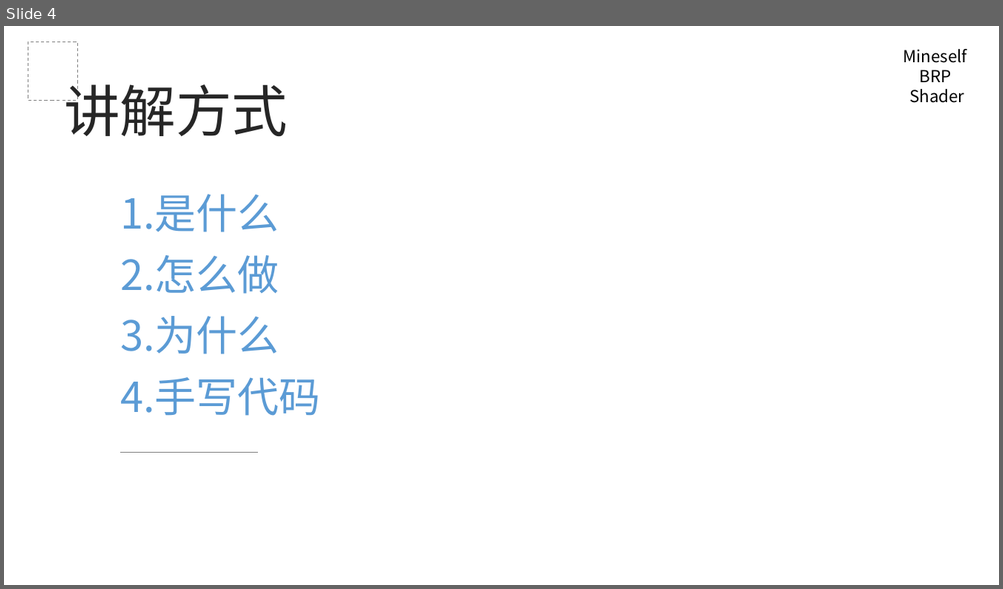
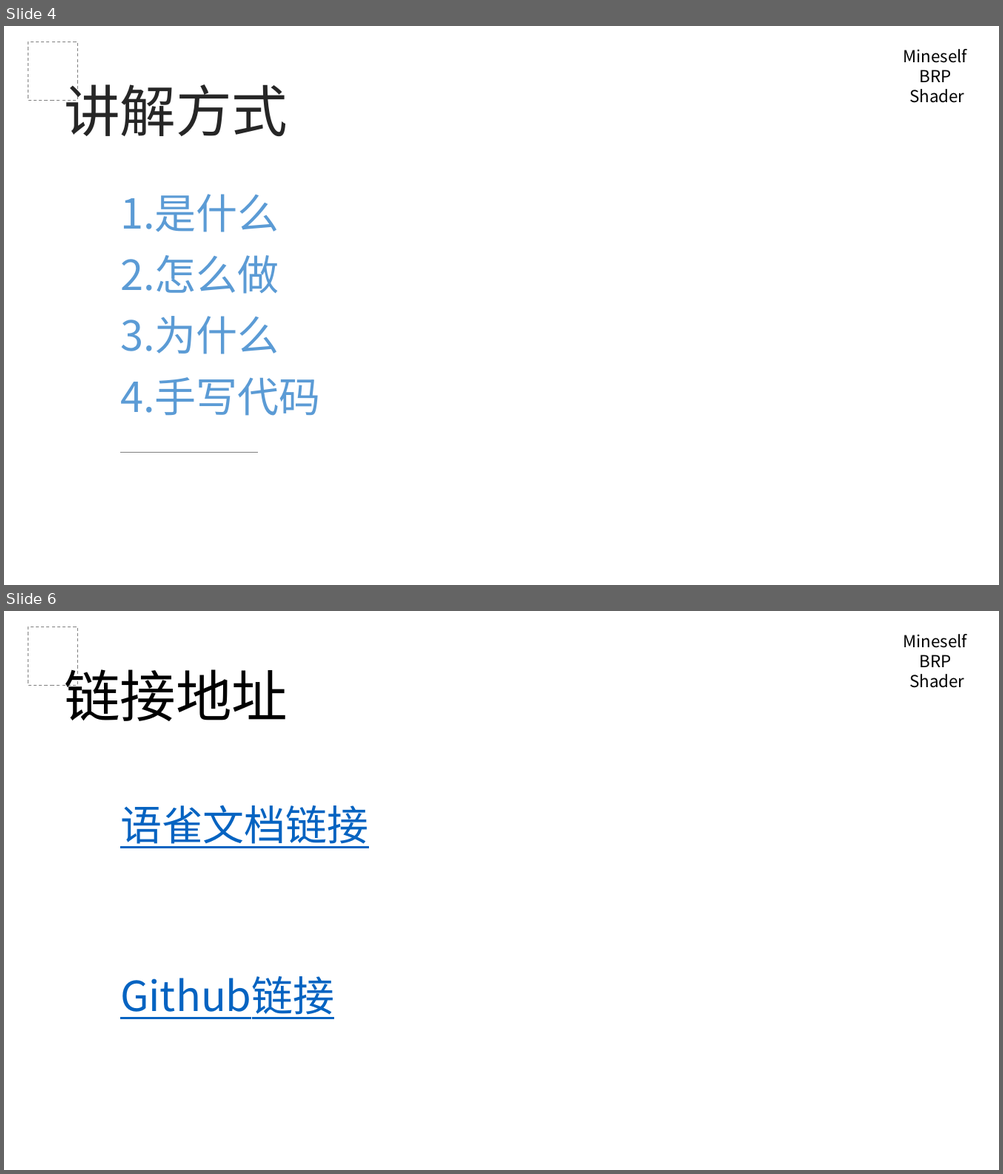
Before and after one commit to mineselfQAQ/MineselfBRPShader, a slide deck: PPT/0-前言.pptx. Shown one above the other, each under a label of ours: slide 4 before the commit, slides 4 and 6 after it; the slides between them are not shown. The pictures are 1003x589 and 1003x1174 pixels, drawn with LibreOffice and Linux fonts; fonts in the diff are those of the drawing. Boxes give left, top, right and bottom in pixels: in the first picture for what was removed or moved away, otherwise in the second. Text is boxed around its words. In the diff, an @@ line names an element or a change of style, - is before the commit and + after.

```diff
--- a/PPT/0-前言.pptx
+++ b/PPT/0-前言.pptx
@@ slide 6 added at (4, 611, 999, 1170), background #FFFFFF @@
@@ rectangle added at (28, 627, 78, 685), outline #808080 0.75 pt dashed @@
@@ text added at (903, 634, 967, 688), 16 pt, text #000000 @@
+Mineself
+BRP
+Shader
@@ text added at (64, 660, 287, 721), 54 pt, text #000000 @@
+链接地址
@@ text added at (120, 805, 369, 849), 40 pt, text #0563C1, underline @@
+语雀文档链接
@@ text added at (120, 977, 334, 1019), 40 pt, text #0563C1, underline @@
+Github链接
```
Also in this commit, not shown: 2 slides changed, 1 other file.
